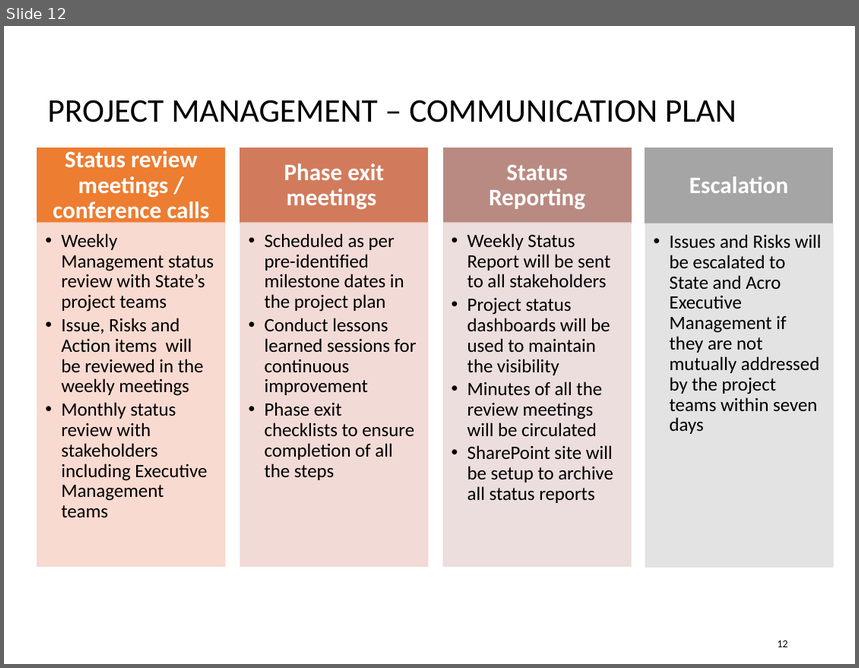
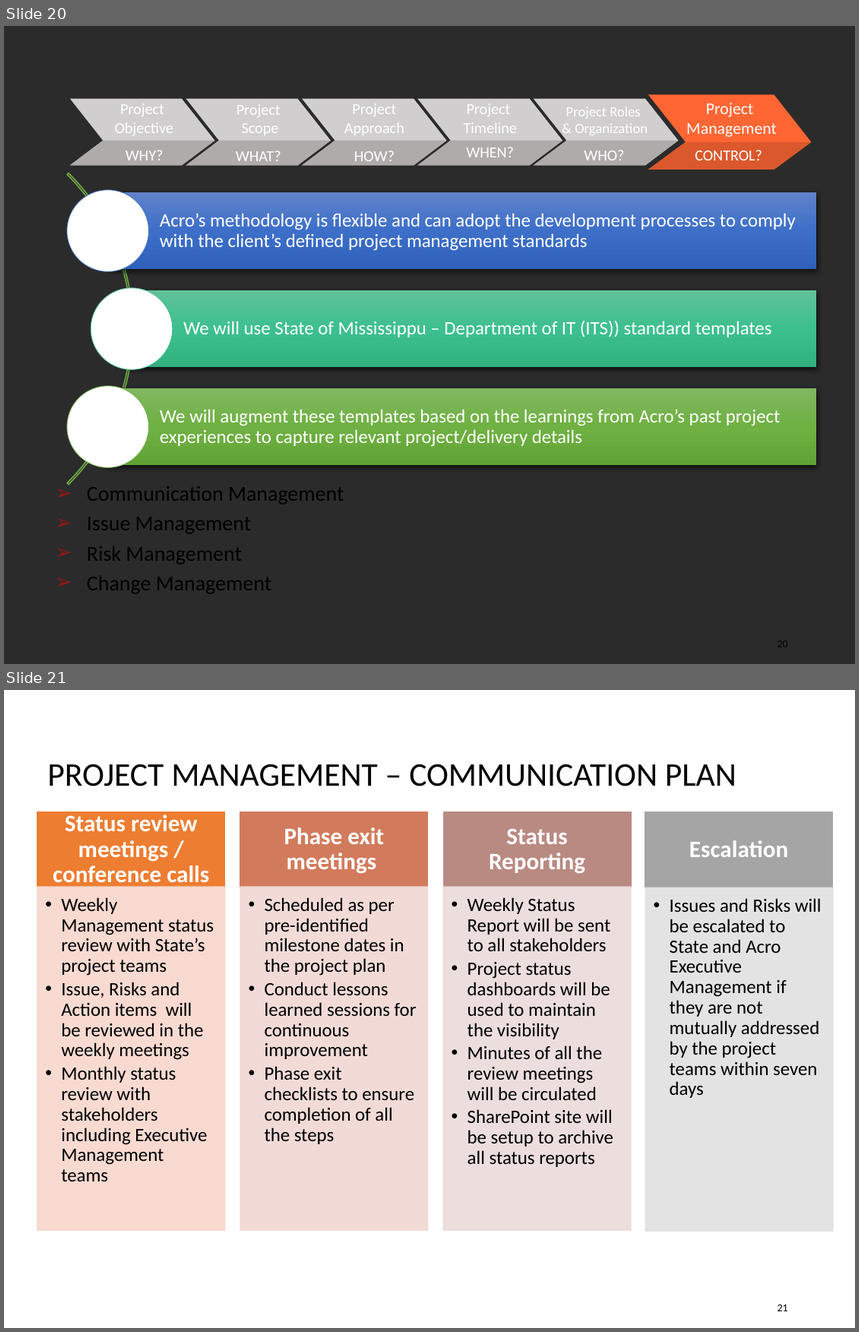
Before and after one commit to siddharthsacro/acrowork, a slide deck: 25-08-2018/KickOff_Meeting_WIPSlides-20180924-12.pptx. Shown one above the other, each under a label of ours: slide 12 before the commit, slides 20 and 21 after it. The pictures are 859x668 and 859x1332 pixels, drawn with LibreOffice and Linux fonts; fonts in the diff are those of the drawing; background and template pictures are left out; a plain dark background stands for a picture behind light text. Boxes give left, top, right and bottom in pixels: in the first picture for what was removed or moved away, otherwise in the second. Text is boxed around its words. In the diff, an @@ line names an element or a change of style, - is before the commit and + after.

```diff
--- a/25-08-2018/KickOff_Meeting_WIPSlides-20180924-12.pptx
+++ b/25-08-2018/KickOff_Meeting_WIPSlides-20180924-12.pptx
@@ slide 20 added at (x1=4, y1=26, x2=855, y2=664), background picture (left out) @@
@@ group added at (x1=70, y1=95, x2=811, y2=170): 12 freeform shapes @@
@@ group added at (x1=115, y1=103, x2=777, y2=166): 12 texts @@
+Project
+Objective
+WHY?
+Project
+Scope
+Project
+Approach
+Project
+Timeline
+Project Roles
+& Organization
+Project
+Management
+WHAT?
+HOW?
+WHEN?
+WHO?
+CONTROL?
@@ group added at (x1=4, y1=109, x2=817, y2=549): 3 rectangles, 3 texts, 3 ellipses, 1 arch (boxed as its full ring) @@
+Acro’s methodology is flexible and can adopt the development processes to comply with the client’s defined project management standards
+We will use State of Mississippu – Department of IT (ITS)) standard templates
+We will augment these templates based on the learnings from Acro’s past project experiences to capture relevant project/delivery details
@@ text added at (x1=87, y1=487, x2=344, y2=594), 18 pt, text #000000 @@
+➢ Communication Management
+➢ Issue Management
+➢ Risk Management
+➢ Change Management
@@ page number added at (x1=778, y1=641, x2=788, y2=648), 9 pt, text #000000 @@
+20
@@ what was slide 12 is now slide 21 @@
@@ page number at (x1=778, y1=1305, x2=788, y2=1312): text changed @@
-12
+21
```
Also in this commit, not shown: 2 slides changed, 12 other slides added, 12 other files.
